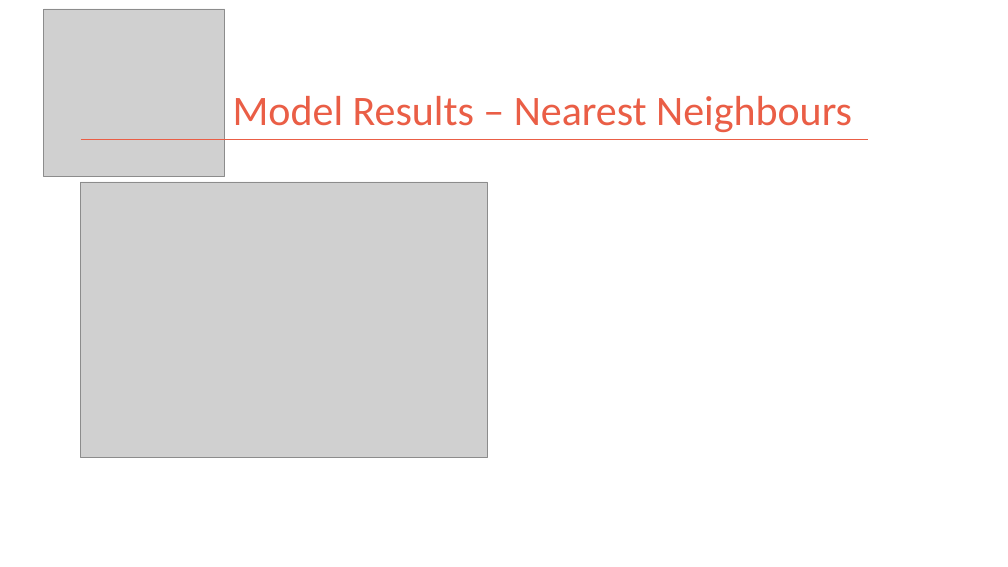
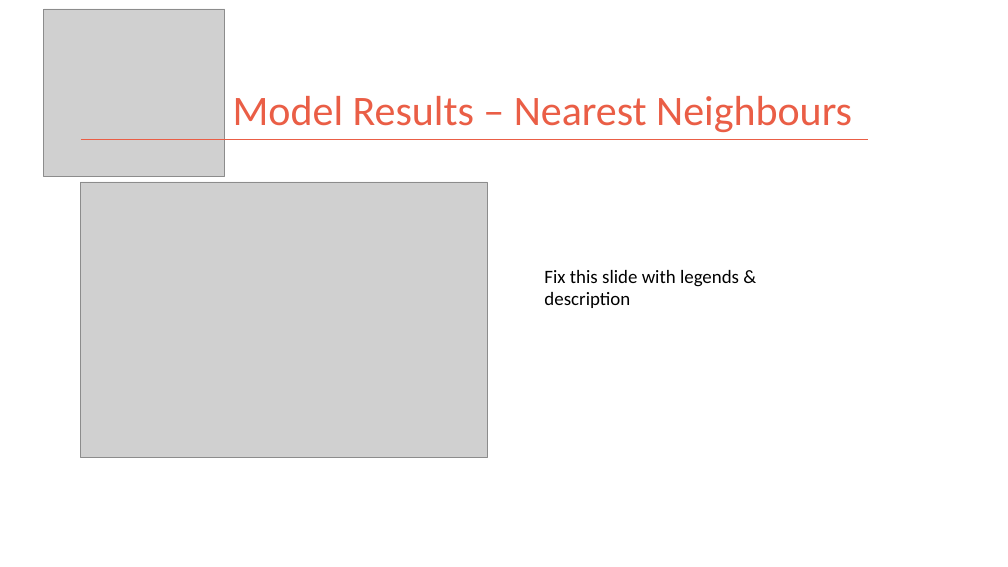
Before and after one commit to kman4/AirbnbPredictions, a slide deck: slide 18 of Airbnb Price Predictions (Model).pptx. Drawn at 1008x567 pixels with LibreOffice and Linux fonts; fonts in the diff are those of the drawing; grey boxes stand for pictures. Boxes give left, top, right and bottom in pixels: in the first picture for what was removed or moved away, otherwise in the second. Text is boxed around its words. In the diff, an @@ line names an element or a change of style, - is before the commit and + after.

```diff
--- a/Airbnb Price Predictions (Model).pptx
+++ b/Airbnb Price Predictions (Model).pptx
@@ text added at bbox=[544, 270, 739, 308], 18 pt, text #000000 @@
+Fix this slide with legends & description
```
Also in this commit, not shown: 7 other slides changed.
